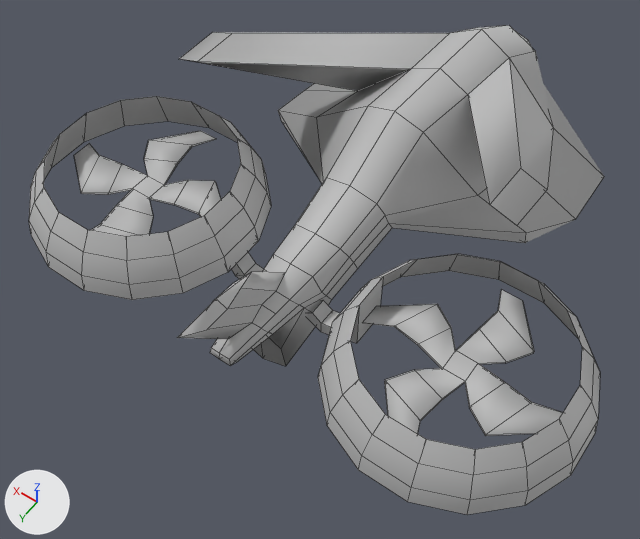
Two versions of the FBX model FinalProject/Assets/Models/Drone1.fbx, one commit apart.
One viewpoint serves both versions: a 50 mm lens placed at (-0.00416, 0.00745, 0.00882), pointed at (0.00014, 0.00143, -0.00065). Arrows for +X, +Y and +Z are at lower left; the lights stay in place. Both versions are drawn at frame 2 of the action 'Take 001'; the numbers are the values there. Mesh edges are drawn as thin lines. Vertices at the same position are counted once.

Names of what the first picture shows: 'PA_Drone', 'PA_DroneBladeLeft', 'PA_DroneBladeRight', 'PA_DroneWingLeft', 'PA_DroneWingRight'.
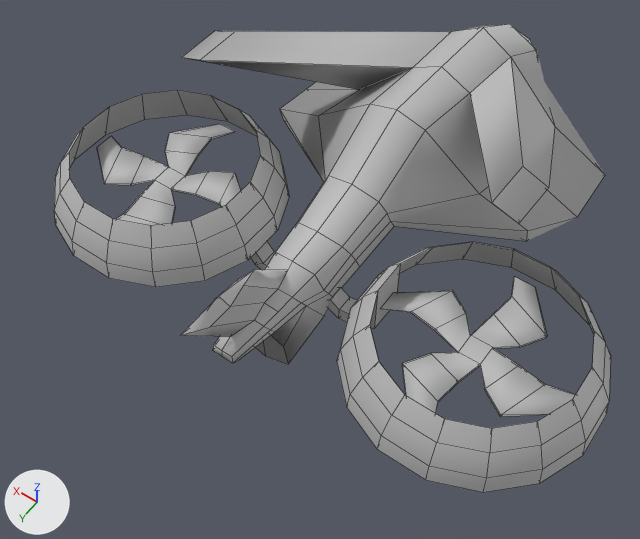
ob_pa_dronectrl is not drawn itself; it is the parent of ob_pa_drone.

Boxes (x1, y1, x2, y2) around the edits, measured in the pictures (640 x 539 px):
'PA_Drone', moved: before (177, 25, 604, 366); after (181, 24, 605, 364)
'PA_DroneWingLeft', moved: before (308, 254, 600, 515); after (328, 242, 611, 492)
'PA_DroneWingRight', moved: before (29, 96, 271, 300); after (54, 90, 289, 287)
'PA_DroneBladeLeft', moved: before (363, 290, 563, 436); after (380, 277, 576, 417)
'PA_DroneBladeRight', moved: before (74, 130, 221, 237); after (97, 123, 241, 226)

What changed in the scene script:
```text
Change me_mesh_001:
    where me_mesh_001.from_pydata(...)  # 82 vertices, 82 faces; spans x -0.342..0.03, y -0.011..0.111, z -0.156..0.16
    used by ob_pa_dronewingleft; parent = ob_pa_drone; location = (-0.0525, -0.0368, -0.224)
    me_mesh_001 part 4: the whole mesh is moved by (0.156, -0.05, -0.002)
Change me_mesh_002:
    where me_mesh_002.from_pydata(...)  # 48 vertices, 50 faces; spans x -0.351..-0.106, y 0.039..0.048, z -0.106..0.14
    used by ob_pa_dronebladeleft; parent = ob_pa_dronewingleft; location = (0.0448, 0.0229, -0.0152)
    me_mesh_002 part 5: the whole mesh is moved by (0.228, -0.044, -0.017)
Change me_mesh_004:
    where me_mesh_004.from_pydata(...)  # 48 vertices, 50 faces; spans x 0.106..0.351, y 0.039..0.048, z -0.106..0.14
    used by ob_pa_dronebladeright; parent = ob_pa_dronewingright; location = (-0.0448, 0.0229, -0.0152)
    me_mesh_004 part 1: the whole mesh is moved by (-0.228, -0.044, -0.017)
Change me_mesh:
    where me_mesh.from_pydata(...)  # 397 vertices, 380 faces; spans x -0.232..0.237, y -0.151..0.193, z -0.414..0.414
    used by ob_pa_drone; parent = ob_pa_dronectrl; location = (0.0, 0.0, 0.0)
    me_mesh part 2: the whole mesh is moved by (0.0, -0.018, 0.0)
Change me_mesh_003:
    where me_mesh_003.from_pydata(...)  # 82 vertices, 82 faces; spans x -0.03..0.342, y -0.011..0.111, z -0.156..0.16
    used by ob_pa_dronewingright; parent = ob_pa_drone; location = (0.0525, -0.0364, -0.222)
    me_mesh_003 part 3: the whole mesh is moved by (-0.156, -0.05, -0.002)
Change ob_pa_dronewingleft:
    ob_pa_dronewingleft.location: (-0.0525, -0.0368, -0.224) -> (-0.208, -0.0207, -0.187)
Change ob_pa_dronectrl:
    ob_pa_dronectrl.location: (0.0, 0.0, 0.0) -> (0.0, 0.0, 0.000172)
Change ob_pa_dronebladeleft:
    ob_pa_dronebladeleft.location: (0.0448, 0.0229, -0.0152) -> (-0.0275, 0.0169, 0.0)
Change ob_pa_dronebladeright:
    ob_pa_dronebladeright.location: (-0.0448, 0.0229, -0.0152) -> (0.0275, 0.0169, 0.0)
Change ob_pa_drone:
    ob_pa_drone.location: (0.0, 0.0, 0.0) -> (0.0, 0.0, 0.00462)
Change ob_pa_dronewingright:
    ob_pa_dronewingright.location: (0.0525, -0.0364, -0.222) -> (0.208, -0.0203, -0.186)
```
